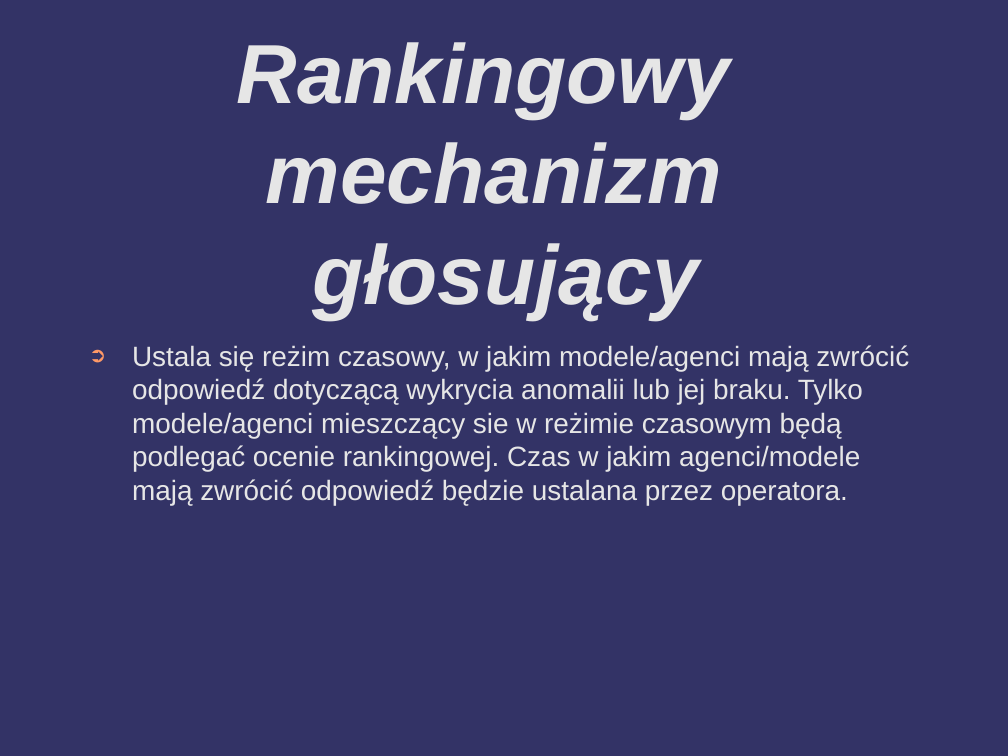
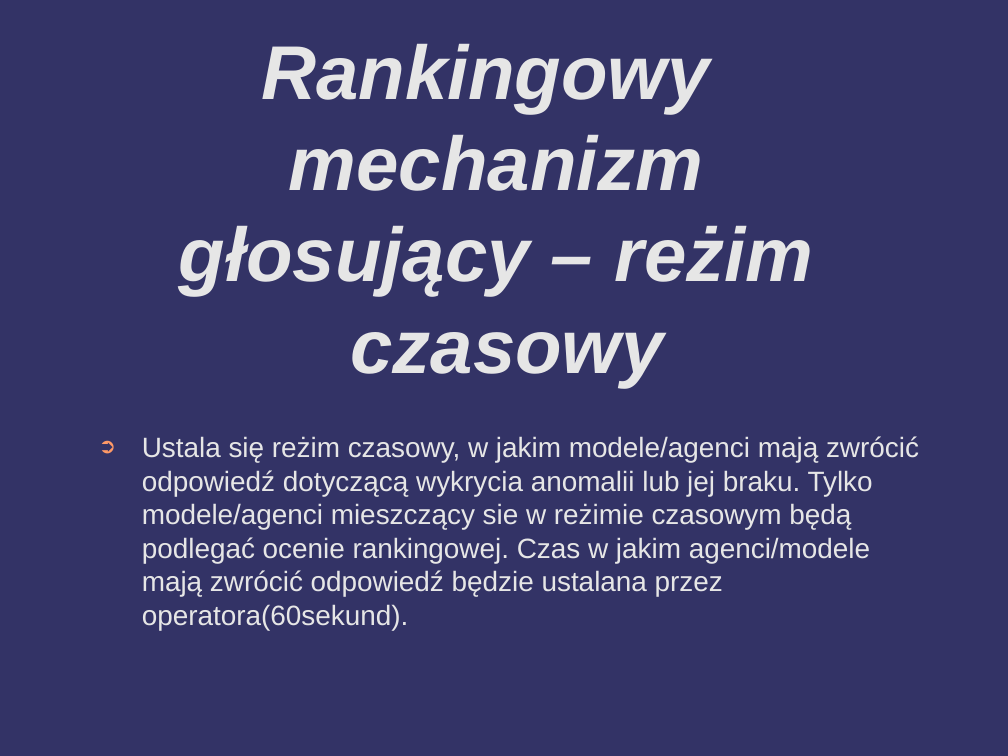
Before and after one commit to barimale/HackNation2025-anomaly-detector, a slide deck: slide 6 of presentation/hackNation2025 - prezentacja - Mateusz Wolnica.odp (slide 4 before the commit). Drawn at 1008x756 pixels with LibreOffice and Linux fonts; fonts in the diff are those of the drawing; background and template pictures are left out. Boxes give left, top, right and bottom in pixels: in the first picture for what was removed or moved away, otherwise in the second. Text is boxed around its words. In the diff, an @@ line names an element or a change of style, - is before the commit and + after.

```diff
--- a/presentation/hackNation2025 - prezentacja - Mateusz Wolnica.odp
+++ b/presentation/hackNation2025 - prezentacja - Mateusz Wolnica.odp
@@ title at (179, 43, 813, 387): text changed; size 66 to 60 pt @@
-Rankingowy
-mechanizm
-głosujący
+Rankingowy
+mechanizm
+głosujący – reżim
+czasowy
@@ text at (142, 436, 919, 630): text changed @@
-➲ Ustala się reżim czasowy, w jakim modele/agenci mają zwrócić odpowiedź dotyczącą wykrycia anomalii lub jej braku. Tylko modele/agenci mieszczący sie w reżimie czasowym będą podlegać ocenie rankingowej. Czas w jakim agenci/modele mają zwrócić odpowiedź będzie ustalana przez operatora.
+➲ Ustala się reżim czasowy, w jakim modele/agenci mają zwrócić odpowiedź dotyczącą wykrycia anomalii lub jej braku. Tylko modele/agenci mieszczący sie w reżimie czasowym będą podlegać ocenie rankingowej. Czas w jakim agenci/modele mają zwrócić odpowiedź będzie ustalana przez operatora(60sekund).
```
Also in this commit, not shown: 2 other slides changed, 3 slides added, 2 other files.
